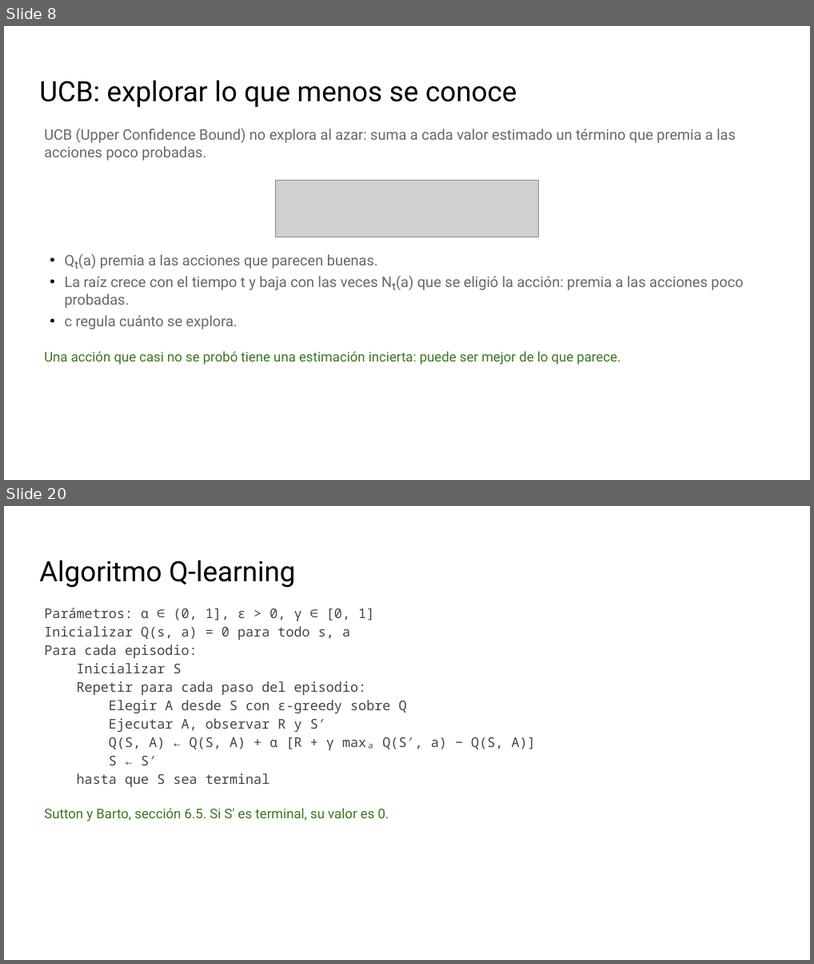
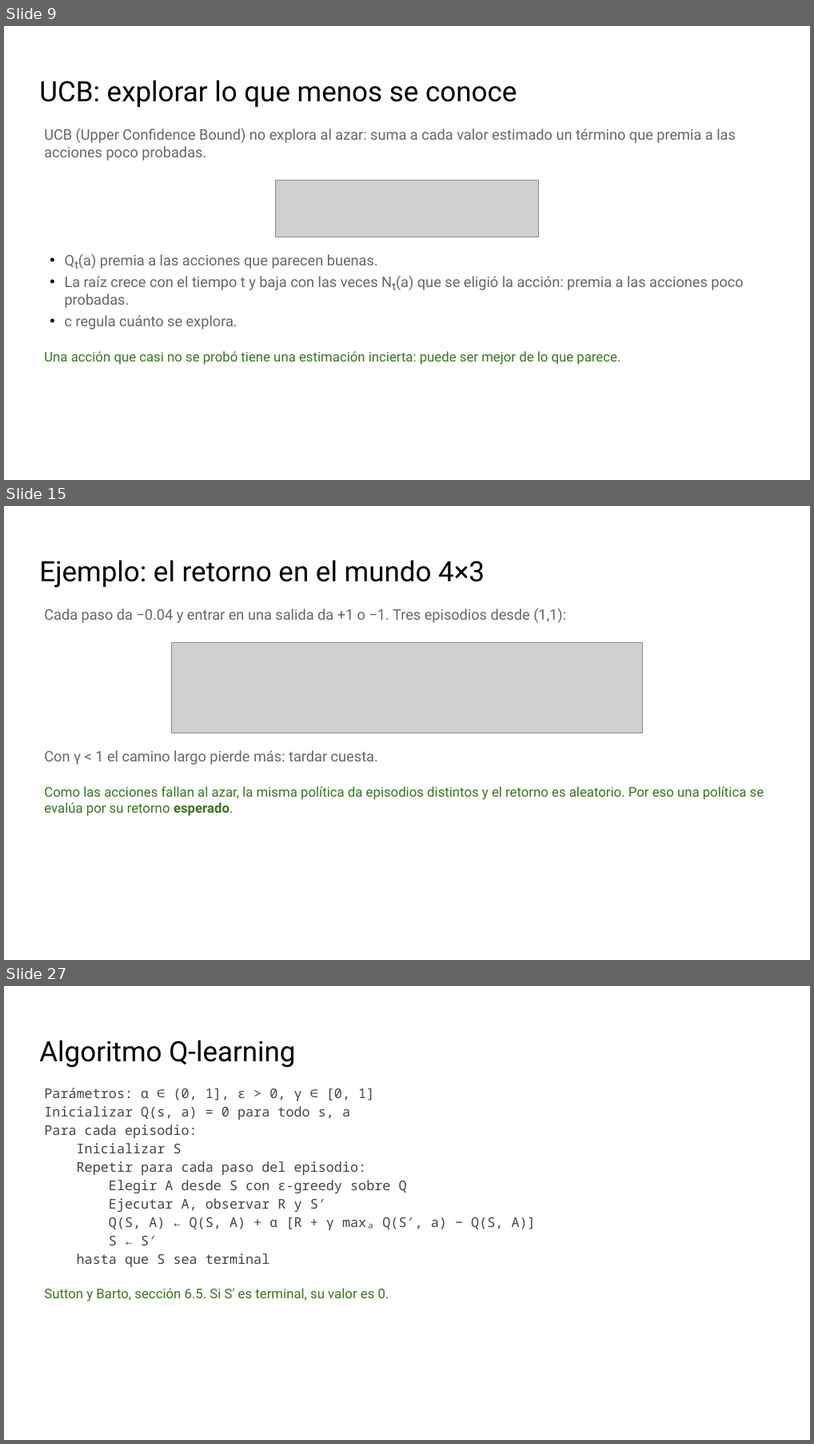
Before and after one commit to telsesser/2026-ML-UNLU, a slide deck: 03-refuerzos/presentaciones/C3-1_ Decisiones secuenciales y Q-learning.pptx. Shown one above the other, each under a label of ours: slides 8 and 20 before the commit, slides 9, 15 and 27 after it; the slides between them are not shown. The pictures are 814x964 and 814x1444 pixels, drawn with LibreOffice and Linux fonts; fonts in the diff are those of the drawing; grey boxes stand for pictures; background and template pictures are left out. Boxes give left, top, right and bottom in pixels: in the first picture for what was removed or moved away, otherwise in the second. Text is boxed around its words. In the diff, an @@ line names an element or a change of style, - is before the commit and + after.

```diff
--- a/03-refuerzos/presentaciones/C3-1_ Decisiones secuenciales y Q-learning.pptx
+++ b/03-refuerzos/presentaciones/C3-1_ Decisiones secuenciales y Q-learning.pptx
@@ slide 15 added at [4,506,810,960], background picture (left out) @@
@@ title added at [39,560,485,588], 25 pt, text #000000 @@
+Ejemplo: el retorno en el mundo 4×3
@@ text added at [44,608,566,623], 13 pt, text #666666 @@
+Cada paso da −0.04 y entrar en una salida da +1 o −1. Tres episodios desde (1,1):
@@ picture added at [171,642,642,732] @@
@@ text added at [44,750,378,764], 13 pt, text #666666 @@
+Con γ < 1 el camino largo pierde más: tardar cuesta.
@@ text added at [44,786,765,816], 12 pt, text #38761D @@
+Como las acciones fallan al azar, la misma política da episodios distintos y el retorno es aleatorio. Por eso una política se evalúa por su retorno esperado.
@@ what was slide 8 is now slide 9 @@
@@ what was slide 20 is now slide 27 @@
```
Also in this commit, not shown: 14 slides changed, 6 other slides added, 23 other files.
